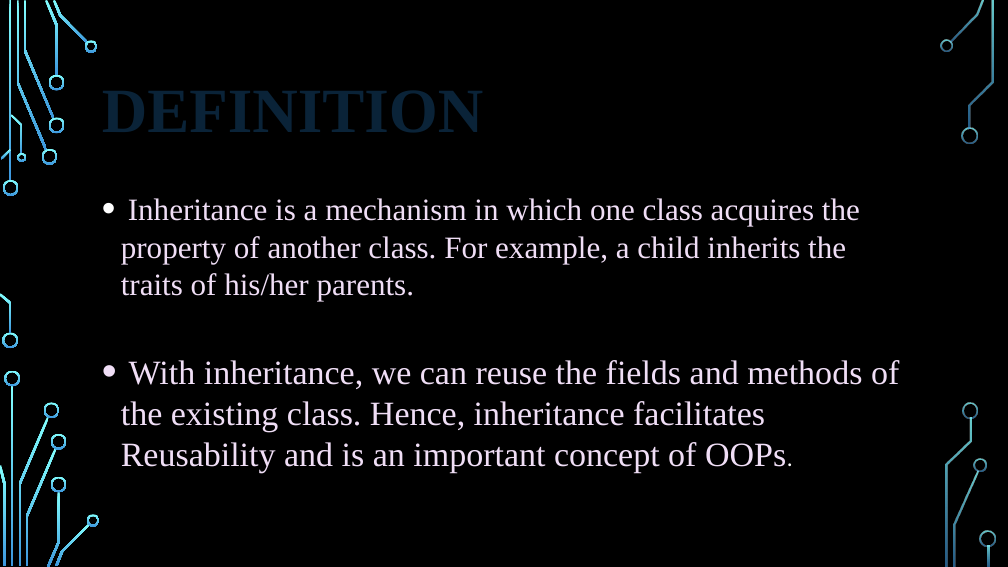
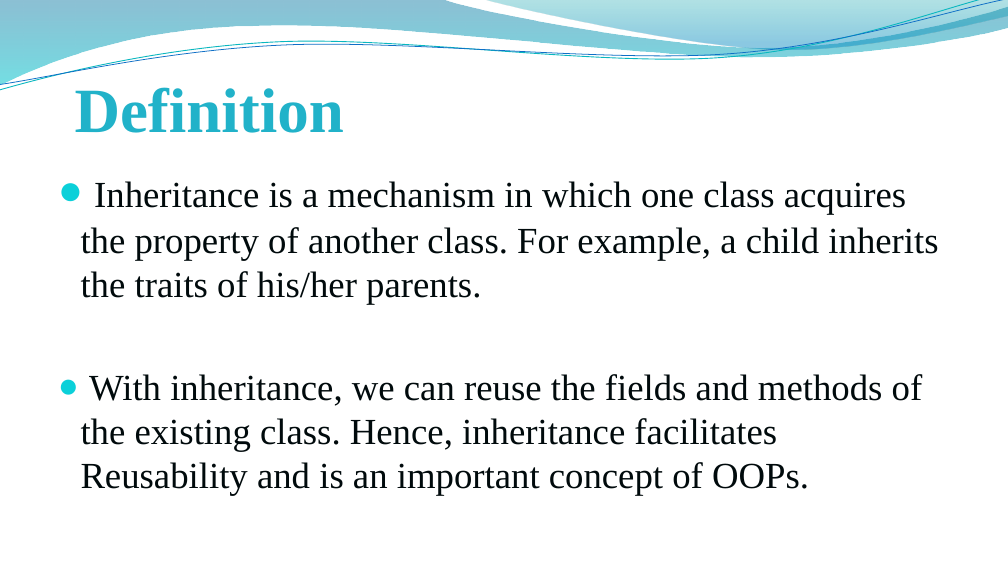
Before and after one commit to 97anushakoila/Training, a slide deck: slide 2 of Inheritance.pptx. Drawn at 1008x567 pixels with LibreOffice and Linux fonts; fonts in the diff are those of the drawing; background and template pictures are left out. Boxes give left, top, right and bottom in pixels: in the first picture for what was removed or moved away, otherwise in the second. Text is boxed around its words. In the diff, an @@ line names an element or a change of style, - is before the commit and + after.

```diff
--- a/Inheritance.pptx
+++ b/Inheritance.pptx
@@ freeform shape added at <box>0,0,1008,85</box>, fill gradient #0074A1 to #00C6CF @@
@@ freeform shape added at <box>0,0,1008,94</box>, outline #0AB8BF 0.85 pt @@
@@ freeform shape added at <box>0,0,1008,90</box>, outline #0F6FC6 0.75 pt @@
@@ freeform shape added at <box>483,0,1008,52</box>, fill gradient #00A1A9 to #008BBF @@
@@ title "Definition" at <box>75,87,344,133</box>: vertical alignment middle to bottom @@
@@ title at <box>75,87,344,133</box>: text changed; text colour #092338 to #21B2C9 @@
-DEFINITION
+Definition
@@ text "Inheritance is a mechanism in ...": place and size @@
-text "Inheritance is a mechanism in ..." at <box>121,198,899,473</box>
+text "Inheritance is a mechanism in ..." at <box>81,181,938,496</box>
@@ text "Inheritance is a mechanism in ..." at <box>81,181,938,496</box>: size 29.6 to 35 pt in "Inheritance is a mechanism in which one ..."; text colour #F0DEF6 to #000A0C; size 32.4 to 35 pt in "With inheritance, we can reuse the fields ..."; size 22.2 to 35 pt, font Calibri to Times New Roman, text colour #FFFFFF to #000A0C in "OOPs."; bullet • to ●; less space between paragraphs @@
@@ group removed at <box>0,0,996,567</box>: 33 freeform shapes, 3 rectangles @@
```
Also in this commit, not shown: 1 other slide changed, 5 slides added, 1 slide removed.
